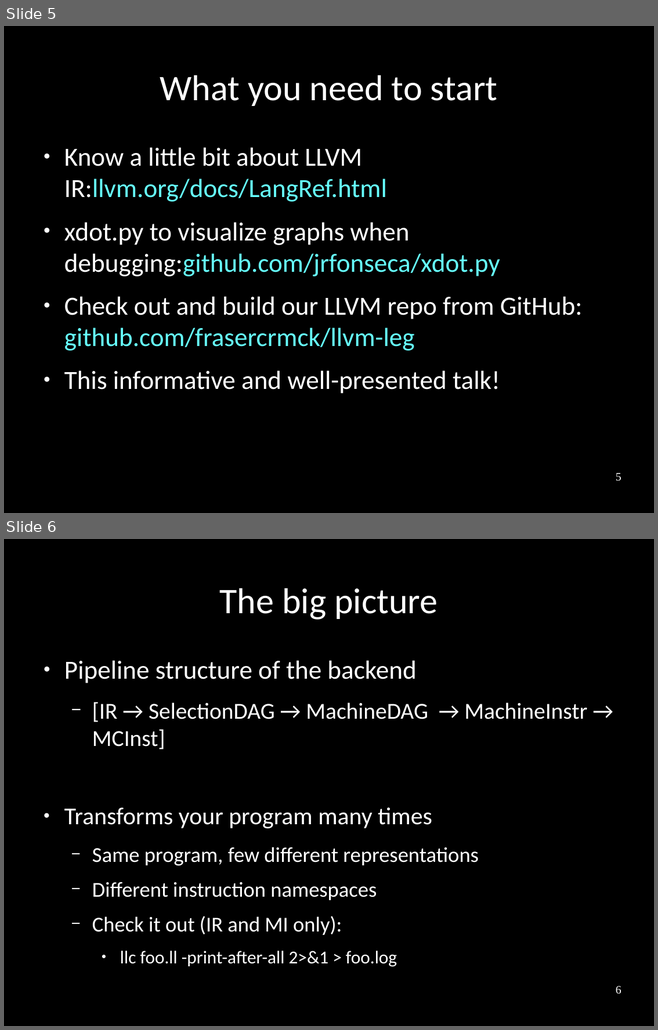
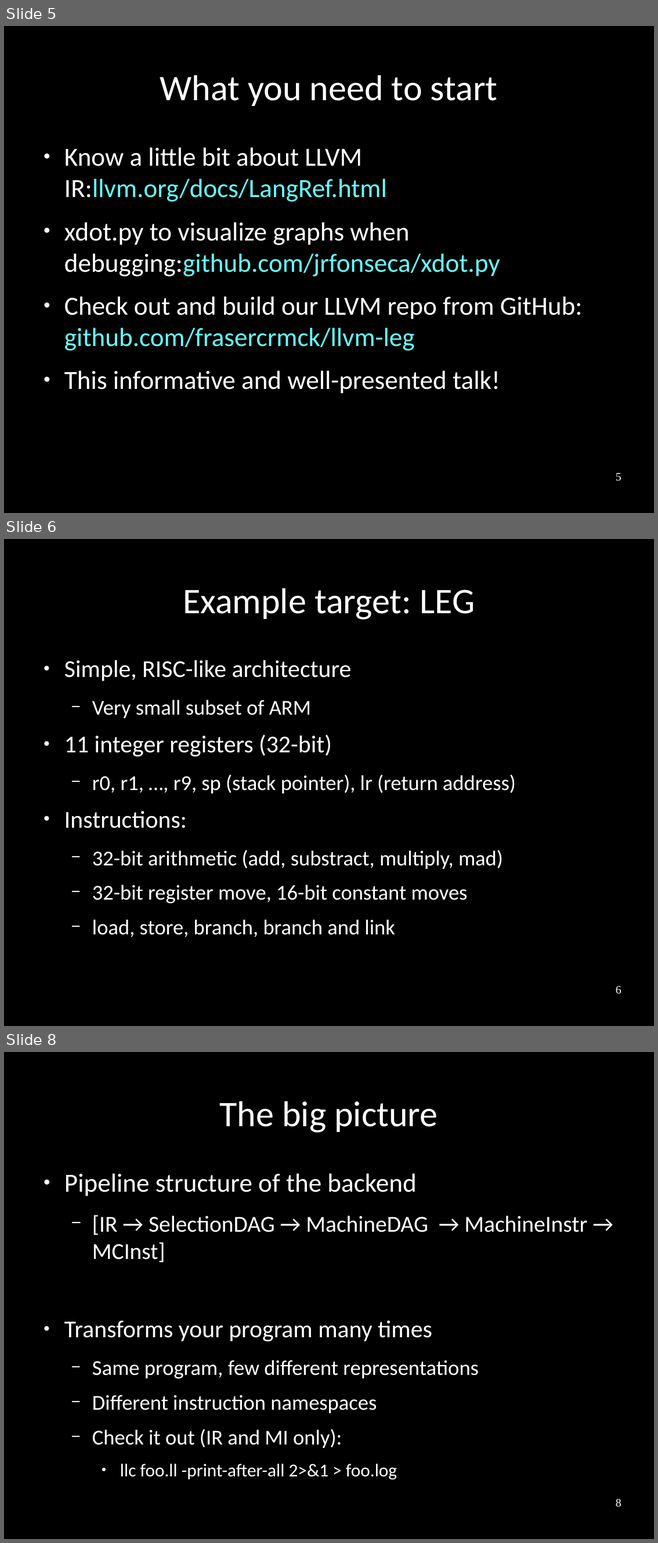
Before and after one commit to frasercrmck/llvm-leg, a slide deck: docs/Codeplay/Slides.odp. Shown one above the other, each under a label of ours: slides 5 and 6 before the commit, slides 5, 6 and 8 after it; the slides between them are not shown. The pictures are 658x1030 and 658x1543 pixels, drawn with LibreOffice and Linux fonts; fonts in the diff are those of the drawing. Boxes give left, top, right and bottom in pixels: in the first picture for what was removed or moved away, otherwise in the second. Text is boxed around its words. In the diff, an @@ line names an element or a change of style, - is before the commit and + after.

Commit message:
Add slides to describe the LEG target and calling convention.

```diff
--- a/docs/Codeplay/Slides.odp
+++ b/docs/Codeplay/Slides.odp
@@ slide 6 added at (4, 539, 654, 1026), background #000000 @@
@@ title added at (183, 588, 474, 620), 44 pt, text #FFFFFF @@
+Example target: LEG
@@ text added at (64, 660, 516, 937), 25.9 pt, text #FFFFFF @@
+● Simple, RISC-like architecture
+  − Very small subset of ARM
+● 11 integer registers (32-bit)
+  − r0, r1, …, r9, sp (stack pointer), lr (return address)
+● Instructions:
+  − 32-bit arithmetic (add, substract, multiply, mad)
+  − 32-bit register move, 16-bit constant moves
+  − load, store, branch, branch and link
@@ page number added at (615, 986, 621, 994), 14 pt, text #FFFFFF @@
+6
@@ what was slide 6 is now slide 8 @@
@@ page number at (615, 1499, 621, 1507): text changed @@
-6
+8
```
Also in this commit, not shown: 1 slide changed, 2 other slides added.
